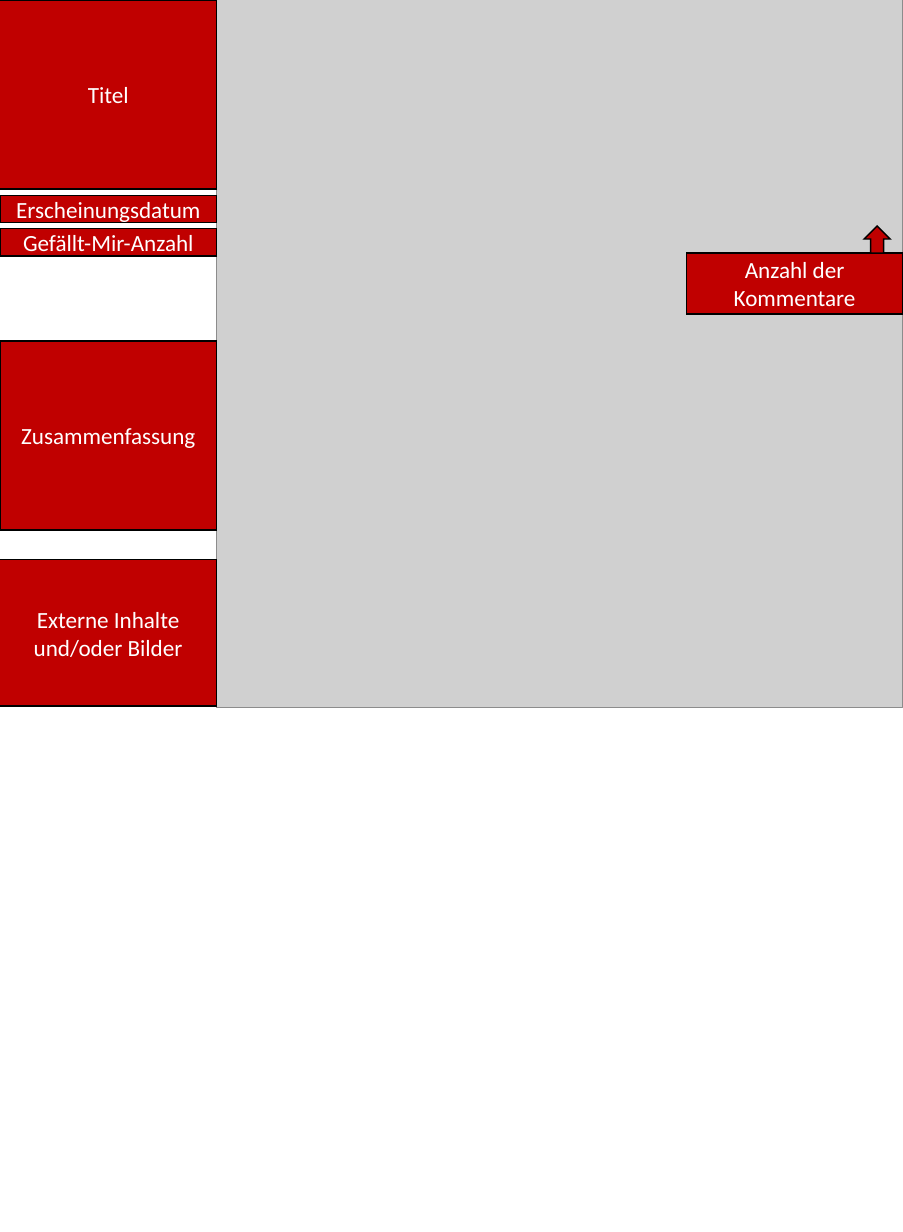
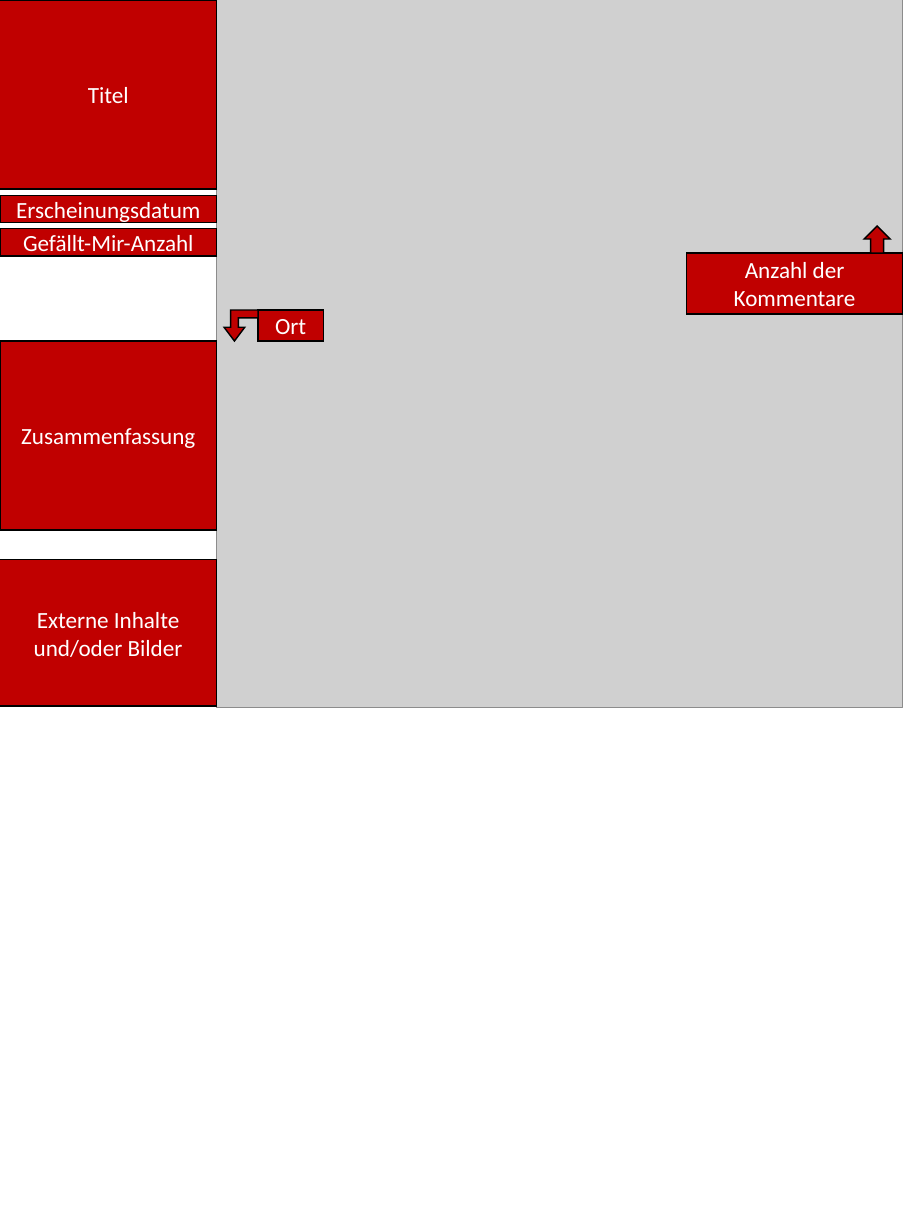
Before and after one commit to PawelKulawiak/textmininginclusion, a slide deck: slide 1 of images/struktur.pptx. Drawn at 903x1232 pixels with LibreOffice and Linux fonts; fonts in the diff are those of the drawing; grey boxes stand for pictures. Boxes give left, top, right and bottom in pixels: in the first picture for what was removed or moved away, otherwise in the second. Text is boxed around its words. In the diff, an @@ line names an element or a change of style, - is before the commit and + after.

```diff
--- a/images/struktur.pptx
+++ b/images/struktur.pptx
@@ bent up arrow added at bbox=[224, 310, 259, 341], fill #C00000, outline #000000 1 pt @@
@@ rectangle added at bbox=[259, 310, 324, 341], fill #C00000, outline #000000 1 pt, 16 pt, text #FFFFFF @@
+Ort
```
Also in this commit, not shown: 13 other files.
